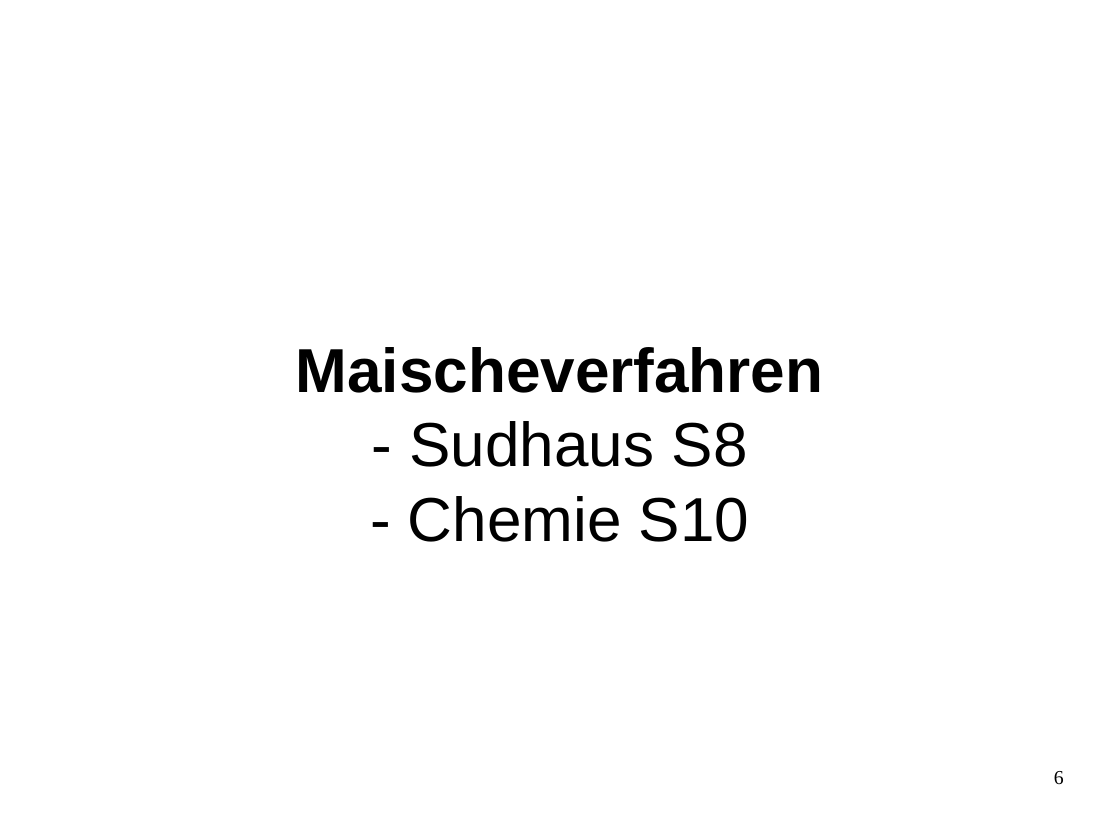
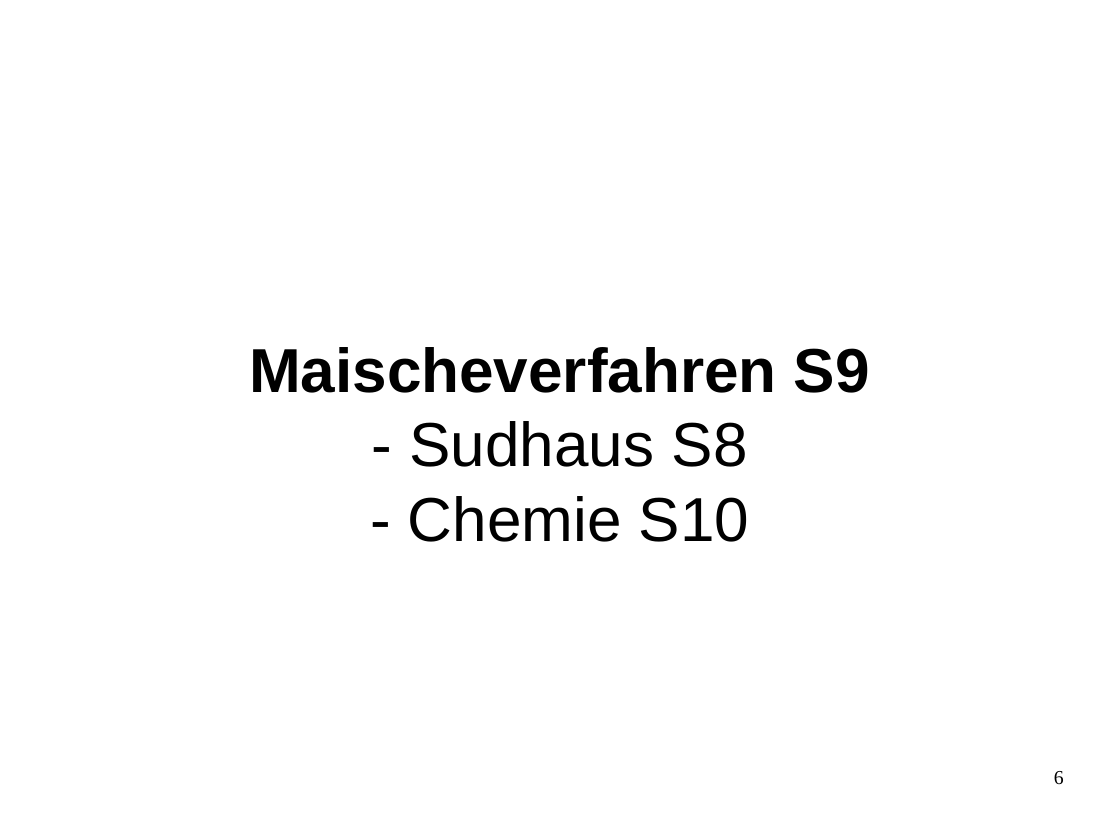
Before and after one commit to sky4walk/documents, a slide deck: slide 6 of Zwieselbrau-Brauseminar-Handkarten.odp. Drawn at 1120x840 pixels with LibreOffice and Linux fonts; fonts in the diff are those of the drawing. Boxes give left, top, right and bottom in pixels: in the first picture for what was removed or moved away, otherwise in the second. Text is boxed around its words. In the diff, an @@ line names an element or a change of style, - is before the commit and + after.

```diff
--- a/Zwieselbrau-Brauseminar-Handkarten.odp
+++ b/Zwieselbrau-Brauseminar-Handkarten.odp
@@ title at (x1=249, y1=347, x2=870, y2=542): text changed @@
-Maischeverfahren
-- Sudhaus S8
-- Chemie S10
+Maischeverfahren S9
+- Sudhaus S8
+- Chemie S10
```
Also in this commit, not shown: 10 other slides changed, 1 other file.
